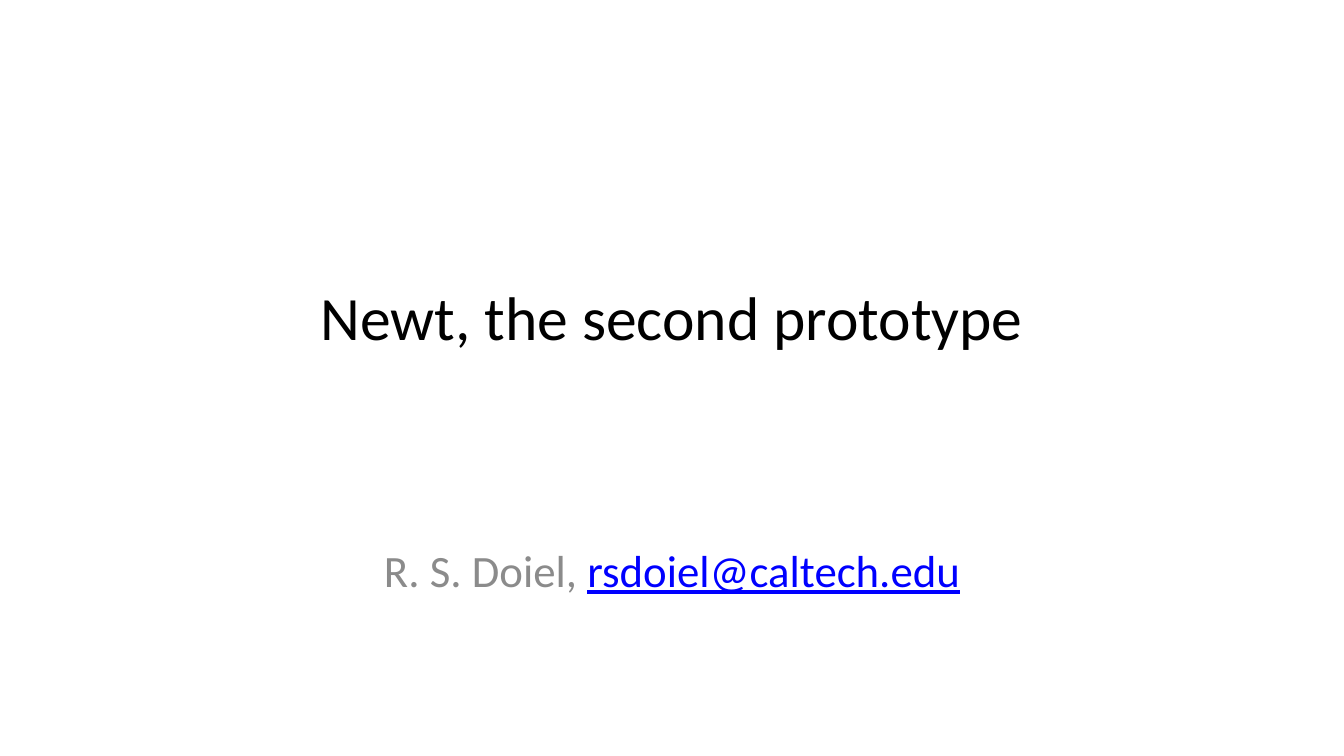
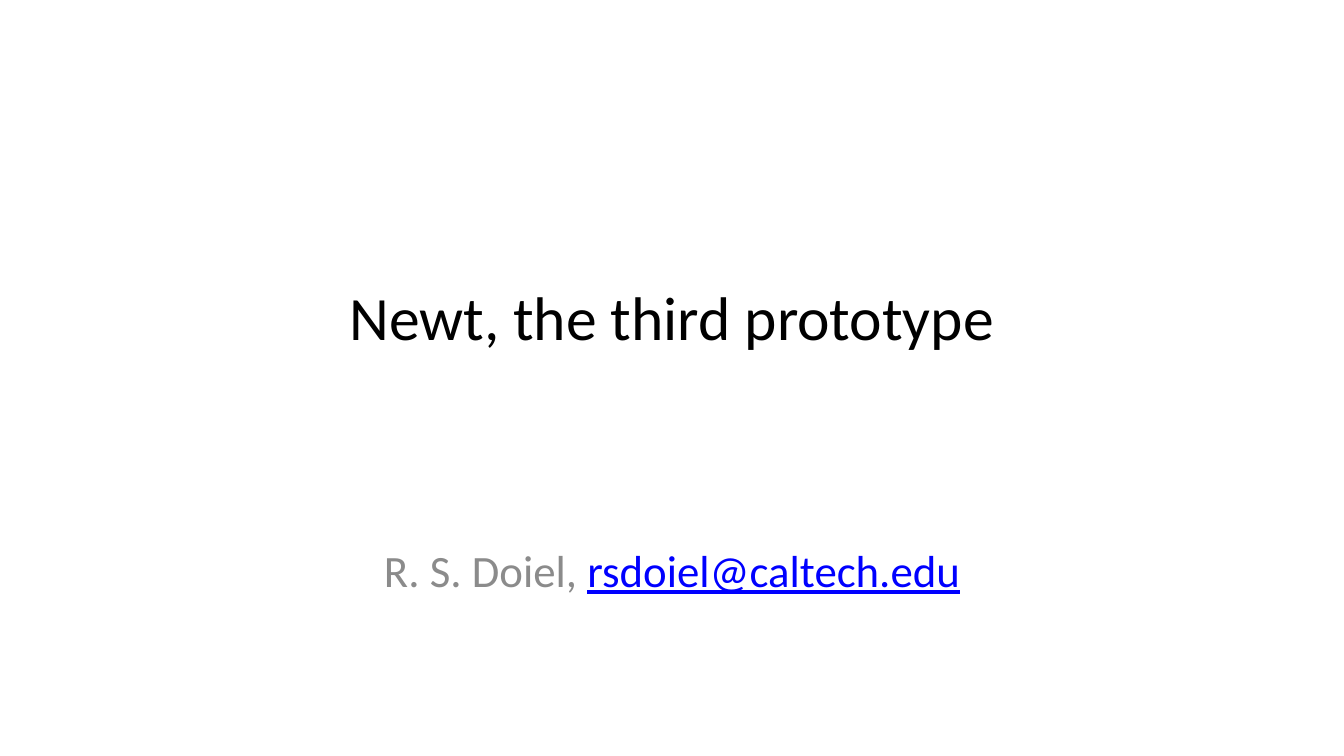
Before and after one commit to caltechlibrary/newt, a slide deck: slide 1 of presentation3/newt-p3.pptx. Drawn at 1344x756 pixels with LibreOffice and Linux fonts; fonts in the diff are those of the drawing. Boxes give left, top, right and bottom in pixels: in the first picture for what was removed or moved away, otherwise in the second. Text is boxed around its words. In the diff, an @@ line names an element or a change of style, - is before the commit and + after.

```diff
--- a/presentation3/newt-p3.pptx
+++ b/presentation3/newt-p3.pptx
@@ title at box(349, 297, 994, 350): text changed @@
-Newt, the second prototype
+Newt, the third prototype
```
Also in this commit, not shown: 16 other slides changed, 3 slides added, 3 slides removed, 21 other files.
